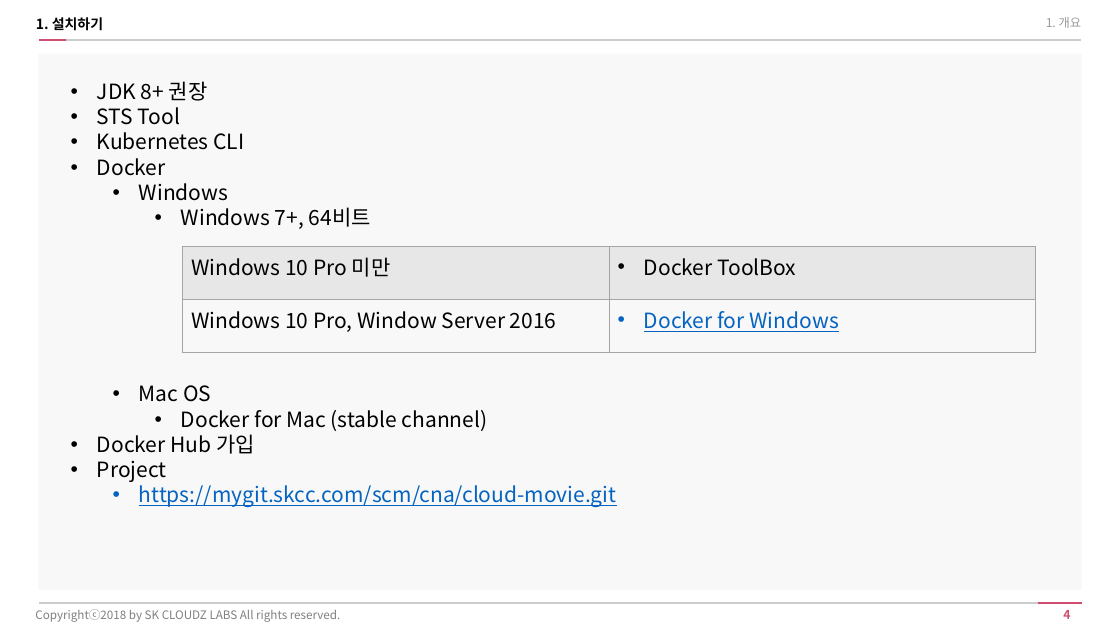
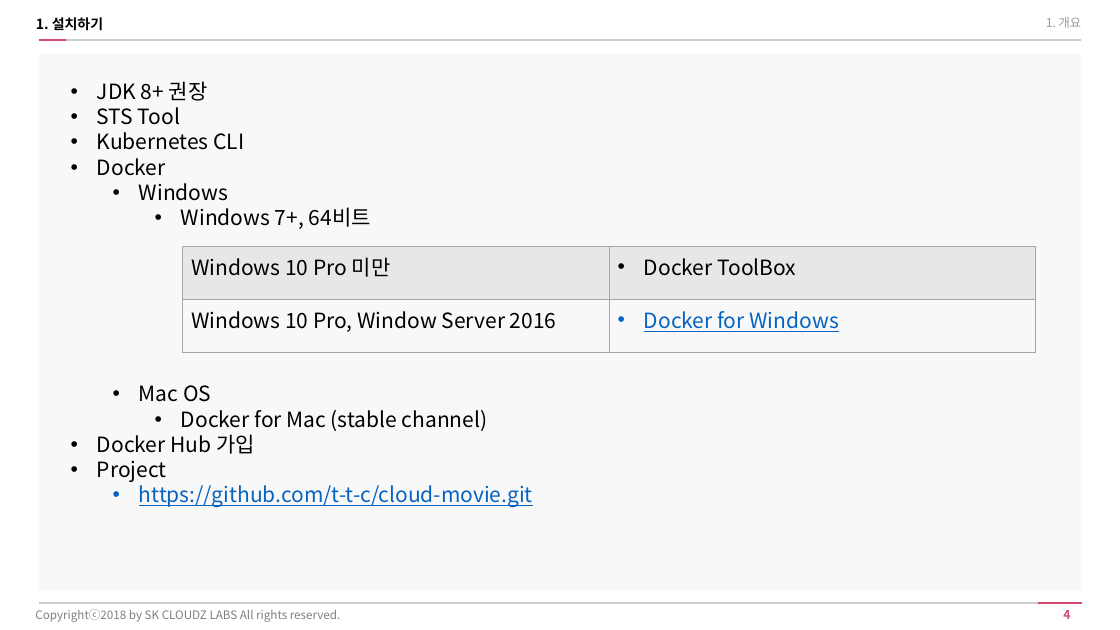
Before and after one commit to t-t-c/cloud-movie, a slide deck: slide 4 of docs/[CloudZ Labs] Kubernetes_시작하기(신입사원).pptx. Drawn at 1120x630 pixels with LibreOffice and Linux fonts; fonts in the diff are those of the drawing. Boxes give left, top, right and bottom in pixels: in the first picture for what was removed or moved away, otherwise in the second. Text is boxed around its words. In the diff, an @@ line names an element or a change of style, - is before the commit and + after.

```diff
--- a/docs/[CloudZ Labs] Kubernetes_시작하기(신입사원).pptx
+++ b/docs/[CloudZ Labs] Kubernetes_시작하기(신입사원).pptx
@@ text at [139,485,533,507]: text changed @@
-  • https://mygit.skcc.com/scm/cna/cloud-movie.git
+  • https://github.com/t-t-c/cloud-movie.git
```
Also in this commit, not shown: 2 other slides changed, 2 other files.
